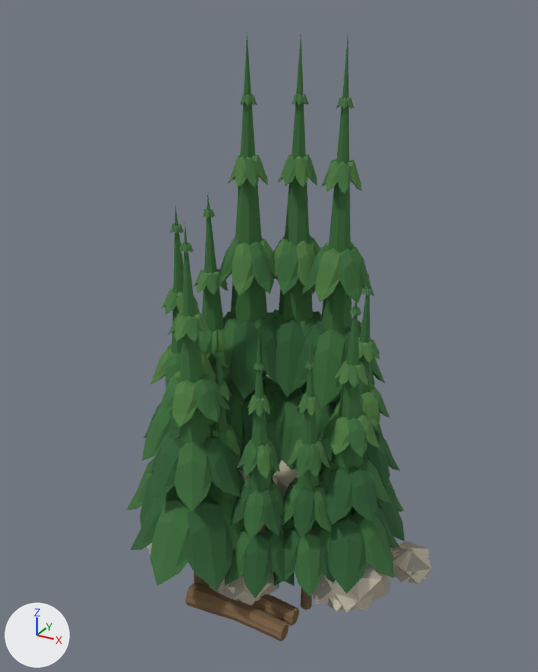
What one commit did to the glTF model Unity/Assets/Eldoria/World4XCanon/Resources/World4X/Blender/RegionOneResources.glb.
Camera for both pictures: a 50 mm lens placed at (8.86, -16.72, 16.16), pointed at (-0.29, -0.07, 7.83). Every picture has the same lights, and +X, +Y and +Z are marked at lower left. The picture after the commit comes second. Where no turn or scale is listed for an object, it has been applied to the vertices.

In view in the first picture: 'Stone fractured mass 2.002', 'Wood crown 0', 'Wood crown 0.001', 'Wood crown 0.002', 'Wood crown 1', 'Wood crown 1.001', 'Wood crown 1.002', 'Wood crown 2', 'Wood crown 2.001', 'Wood crown 3', 'Wood crown 3.001', 'Wood crown 3.002' and 16 more.
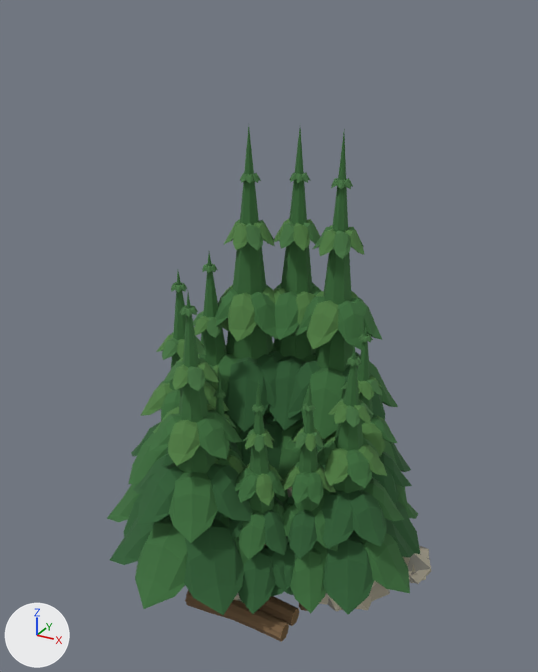
Diff of the bpy script that builds the scene:
```diff
--- a/Unity/Assets/Eldoria/World4XCanon/Resources/World4X/Blender/RegionOneResources.glb.py
+++ b/Unity/Assets/Eldoria/World4XCanon/Resources/World4X/Blender/RegionOneResources.glb.py
@@ ob_wood_crown_0 @@
 ob_wood_crown_0.location = (-2.6, 0.7, 0.0)
-ob_wood_crown_0.scale = (1.06, 1.06, 1.84)
+ob_wood_crown_0.scale = (1.38, 1.38, 1.56)
@@ ob_wood_crown_1 @@
 ob_wood_crown_1.rotation_euler = (0.0, 0.0, 1.7)  # degrees (0, 0, 97)
-ob_wood_crown_1.scale = (1.36, 1.36, 2.36)
+ob_wood_crown_1.scale = (1.77, 1.77, 2.01)
@@ ob_wood_crown_2 @@
 ob_wood_crown_2.rotation_euler = (0.0, 0.0, -2.883)  # degrees (0, 0, -165)
-ob_wood_crown_2.scale = (0.897, 0.897, 1.56)
+ob_wood_crown_2.scale = (1.17, 1.17, 1.33)
@@ ob_wood_crown_3 @@
 ob_wood_crown_3.rotation_euler = (0.0, 0.0, -1.183)  # degrees (0, 0, -68)
-ob_wood_crown_3.scale = (0.77, 0.77, 1.34)
+ob_wood_crown_3.scale = (1.0, 1.0, 1.14)
@@ ob_wood_crown_0_001 @@
 ob_wood_crown_0_001.rotation_euler = (0.0, 0.0, 1.0)  # degrees (0, 0, 57)
-ob_wood_crown_0_001.scale = (1.06, 1.06, 1.84)
+ob_wood_crown_0_001.scale = (1.38, 1.38, 1.56)
@@ ob_wood_crown_1_001 @@
 ob_wood_crown_1_001.rotation_euler = (0.0, 0.0, 2.7)  # degrees (0, 0, 155)
-ob_wood_crown_1_001.scale = (1.36, 1.36, 2.36)
+ob_wood_crown_1_001.scale = (1.77, 1.77, 2.01)
@@ ob_wood_crown_2_001 @@
 ob_wood_crown_2_001.rotation_euler = (0.0, 0.0, -1.883)  # degrees (0, 0, -108)
-ob_wood_crown_2_001.scale = (0.897, 0.897, 1.56)
+ob_wood_crown_2_001.scale = (1.17, 1.17, 1.33)
@@ ob_wood_crown_3_001 @@
 ob_wood_crown_3_001.rotation_euler = (0.0, 0.0, -0.183)  # degrees (0, 0, -10)
-ob_wood_crown_3_001.scale = (0.77, 0.77, 1.34)
+ob_wood_crown_3_001.scale = (1.0, 1.0, 1.14)
@@ ob_wood_crown_0_002 @@
 ob_wood_crown_0_002.rotation_euler = (0.0, 0.0, 2.0)  # degrees (0, 0, 115)
-ob_wood_crown_0_002.scale = (1.06, 1.06, 1.84)
+ob_wood_crown_0_002.scale = (1.38, 1.38, 1.56)
@@ ob_wood_crown_1_002 @@
 ob_wood_crown_1_002.rotation_euler = (0.0, 0.0, -2.583)  # degrees (0, 0, -148)
-ob_wood_crown_1_002.scale = (1.36, 1.36, 2.36)
+ob_wood_crown_1_002.scale = (1.77, 1.77, 2.01)
@@ ob_wood_crown_3_002 @@
 ob_wood_crown_3_002.rotation_euler = (0.0, 0.0, 0.817)  # degrees (0, 0, 47)
-ob_wood_crown_3_002.scale = (0.77, 0.77, 1.34)
+ob_wood_crown_3_002.scale = (1.0, 1.0, 1.14)
```

Boxes (x1, y1, x2, y2) around the edits, measured in the pictures (538 x 672 px):
'Wood crown 0.002', rescaled (34% wider, 11% shorter)
    before: (130, 228, 245, 590)
    after: (110, 293, 265, 615)
'Wood crown 1', rescaled (37% wider, 12% shorter)
    before: (283, 38, 385, 470)
    after: (271, 133, 411, 511)
'Wood crown 2', rescaled
    before: (312, 291, 399, 594)
    after: (313, 345, 414, 614)
'Wood crown 1.002', rescaled (21% wider, 16% shorter)
    before: (211, 39, 281, 479)
    after: (215, 127, 300, 496)
'Wood crown 1.001', rescaled
    before: (262, 36, 322, 462)
    after: (257, 129, 321, 454)
'Wood crown 3.001', rescaled
    before: (224, 331, 294, 598)
    after: (229, 380, 293, 614)
'Wood crown 3.002', rescaled
    before: (273, 331, 335, 610)
    after: (270, 382, 338, 613)
'Wood crown 0.001', rescaled
    before: (126, 206, 216, 527)
    after: (107, 271, 243, 537)
'Wood crown 2.001', rescaled (24% wider, 13% shorter)
    before: (328, 275, 405, 541)
    after: (324, 322, 420, 554)
'Wood crown 0', rescaled
    before: (193, 195, 243, 470)
    after: (193, 253, 238, 430)
'Wood crown 3', rescaled
    before: (207, 322, 245, 502)
    after: (213, 367, 246, 520)
